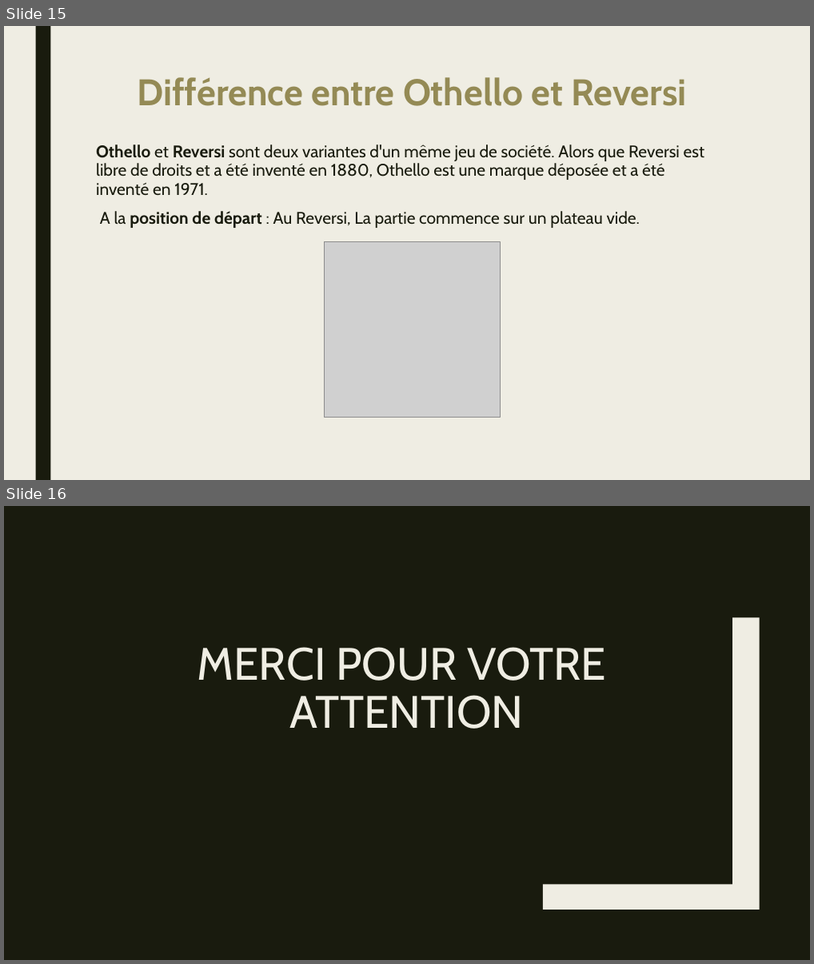
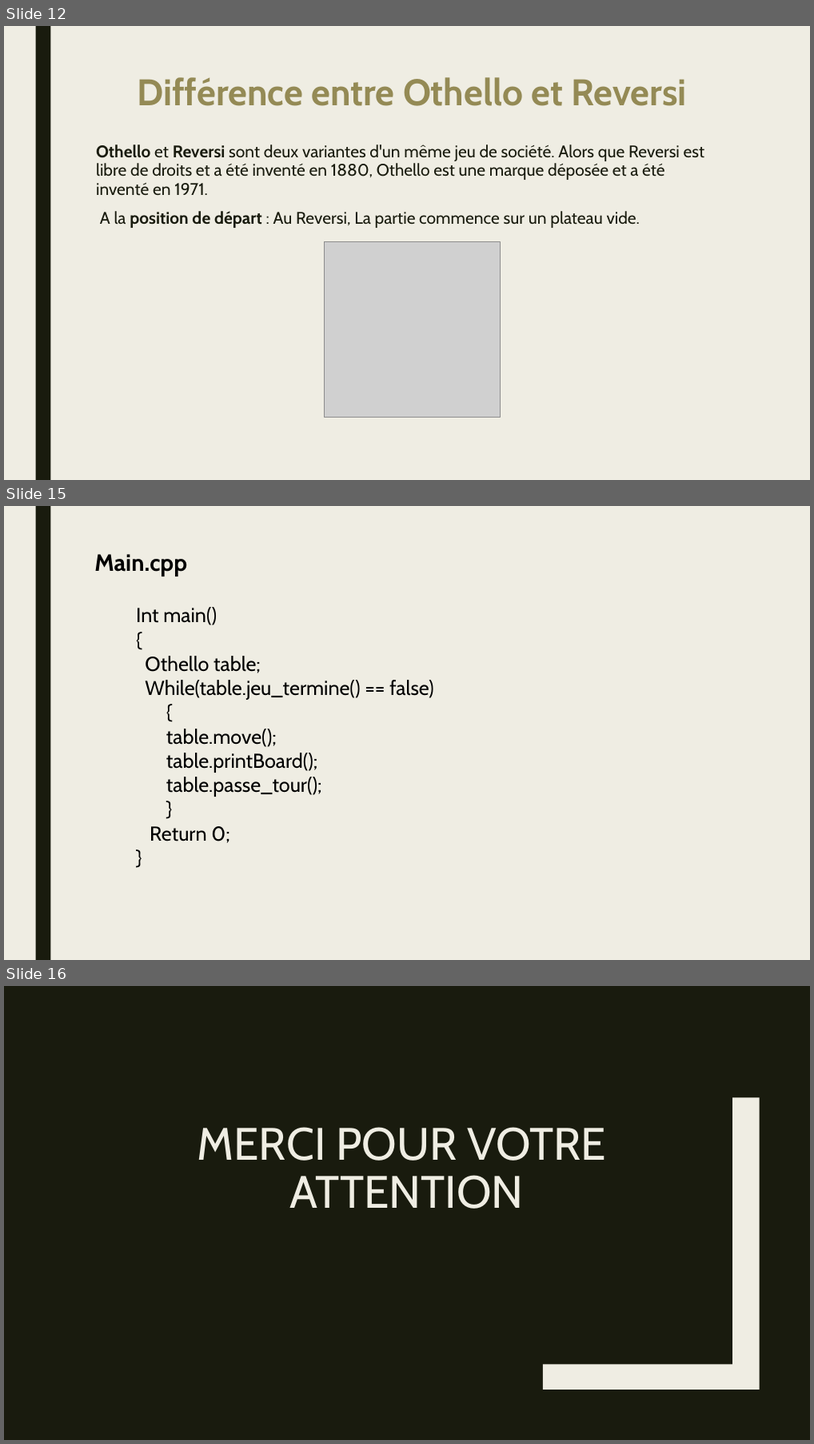
Before and after one commit to KhFiras99/Othello-Project, a slide deck: Othello-groupe1.pptx. Shown one above the other, each under a label of ours: slides 15 and 16 before the commit, slides 12, 15 and 16 after it; the slides between them are not shown. The pictures are 814x964 and 814x1444 pixels, drawn with LibreOffice and Linux fonts; fonts in the diff are those of the drawing; grey boxes stand for pictures. Boxes give left, top, right and bottom in pixels: in the first picture for what was removed or moved away, otherwise in the second. Text is boxed around its words. In the diff, an @@ line names an element or a change of style, - is before the commit and + after.

```diff
--- a/Othello-groupe1.pptx
+++ b/Othello-groupe1.pptx
@@ slide 15 added at <box>4,506,810,960</box>, background #EFEDE3; not listed: 1 template element that a slide beside it also shows @@
@@ text added at <box>94,554,187,576</box>, 28 pt, text #000000, bold @@
+Main.cpp
@@ text added at <box>136,607,434,843</box>, 24 pt, text #000000 @@
+Int main()
+{
+Othello table;
+While(table.jeu_termine() == false)
+{
+table.move();
+table.printBoard();
+table.passe_tour();
+}
+Return 0;
+}
@@ what was slide 15 is now slide 12 @@
```
Also in this commit, not shown: 2 slides changed, 1 slide removed, 25 other files.
